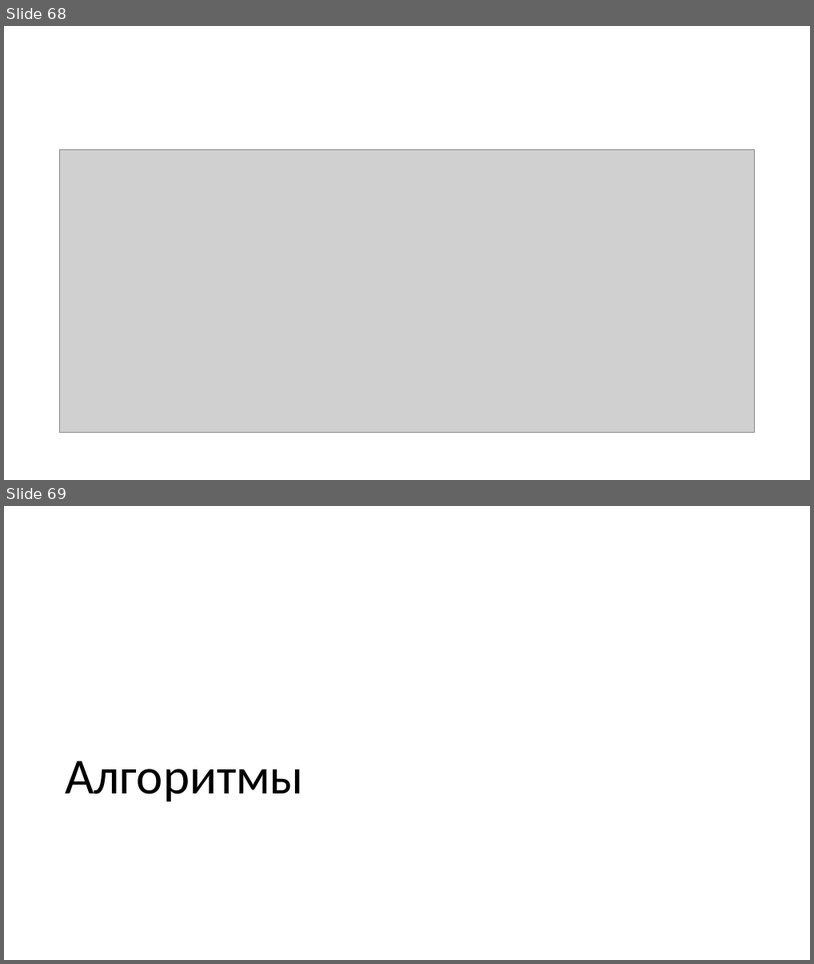
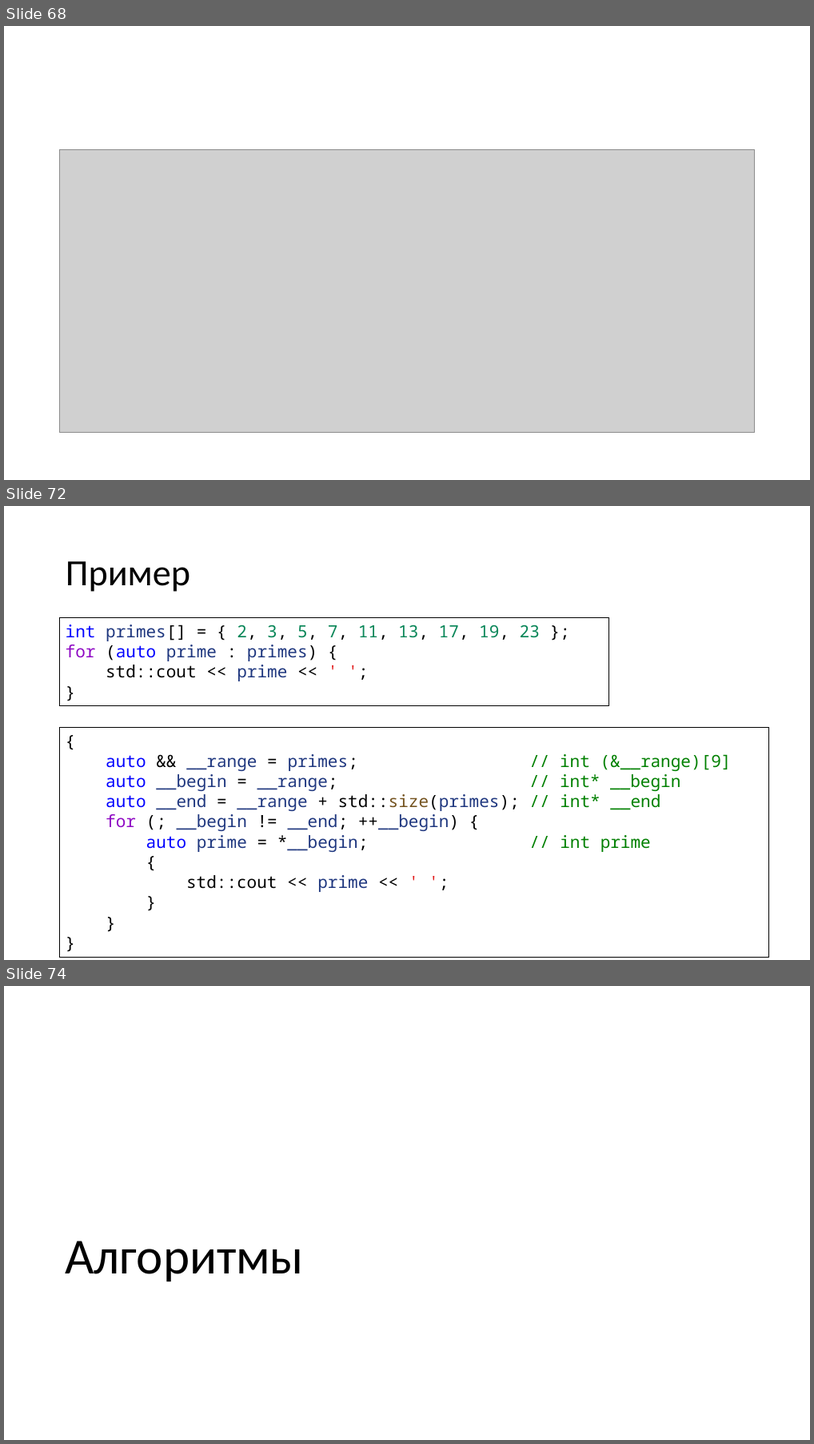
Before and after one commit to alexey-malov/oop, a slide deck: lectures/01/Стандартная библиотека.pptx. Shown one above the other, each under a label of ours: slides 68 and 69 before the commit, slides 68, 72 and 74 after it; the slides between them are not shown. The pictures are 814x964 and 814x1444 pixels, drawn with LibreOffice and Linux fonts; fonts in the diff are those of the drawing; grey boxes stand for pictures. Boxes give left, top, right and bottom in pixels: in the first picture for what was removed or moved away, otherwise in the second. Text is boxed around its words. In the diff, an @@ line names an element or a change of style, - is before the commit and + after.

Commit message:
Доработал примеры кода и лекцию Стандартная библиотека.pptx

```diff
--- a/lectures/01/Стандартная библиотека.pptx
+++ b/lectures/01/Стандартная библиотека.pptx
@@ slide 72 added at (x1=4, y1=506, x2=810, y2=960), background #FFFFFF @@
@@ title added at (x1=66, y1=561, x2=190, y2=592), 44 pt, text #000000 @@
+Пример
@@ rectangle added at (x1=60, y1=618, x2=610, y2=706), fill #FFFFFF, outline #000000 1 pt, 20 pt, text #000000 @@
+int primes[] = { 2, 3, 5, 7, 11, 13, 17, 19, 23 };
+for (auto prime : primes) {
+std::cout << prime << ' ';
+}
@@ rectangle added at (x1=60, y1=728, x2=770, y2=957), fill #FFFFFF, outline #000000 1 pt, 20 pt, text #1F377F @@
+{
+auto && __range = primes; // int (&__range)[9]
+auto __begin = __range; // int* __begin
+auto __end = __range + std::size(primes); // int* __end
+for (; __begin != __end; ++__begin) {
+auto prime = *__begin; // int prime
+{
+std::cout << prime << ' ';
+}
+}
+}
@@ what was slide 69 is now slide 74 @@
```
Also in this commit, not shown: 3 slides changed, 4 other slides added, 7 other files.
